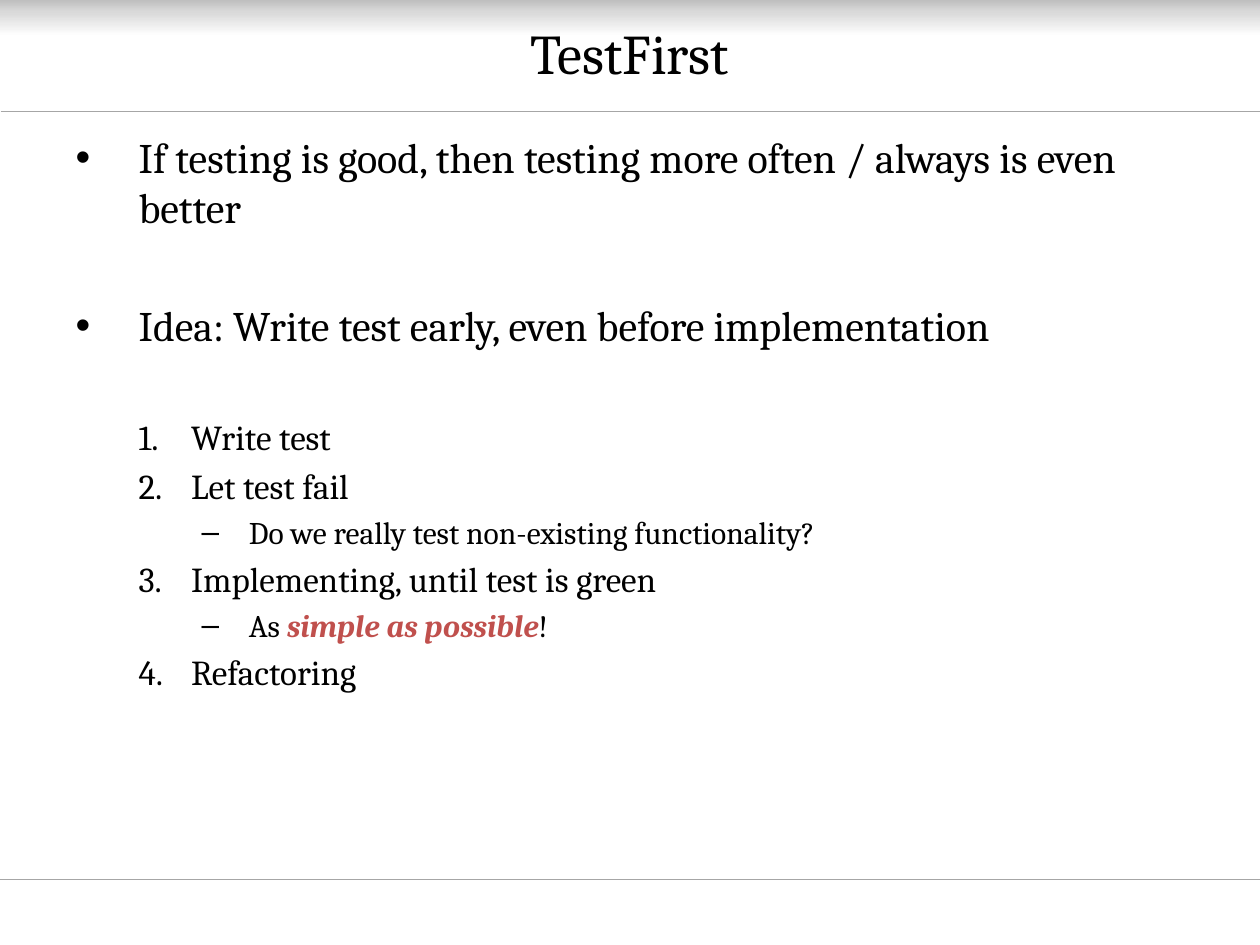
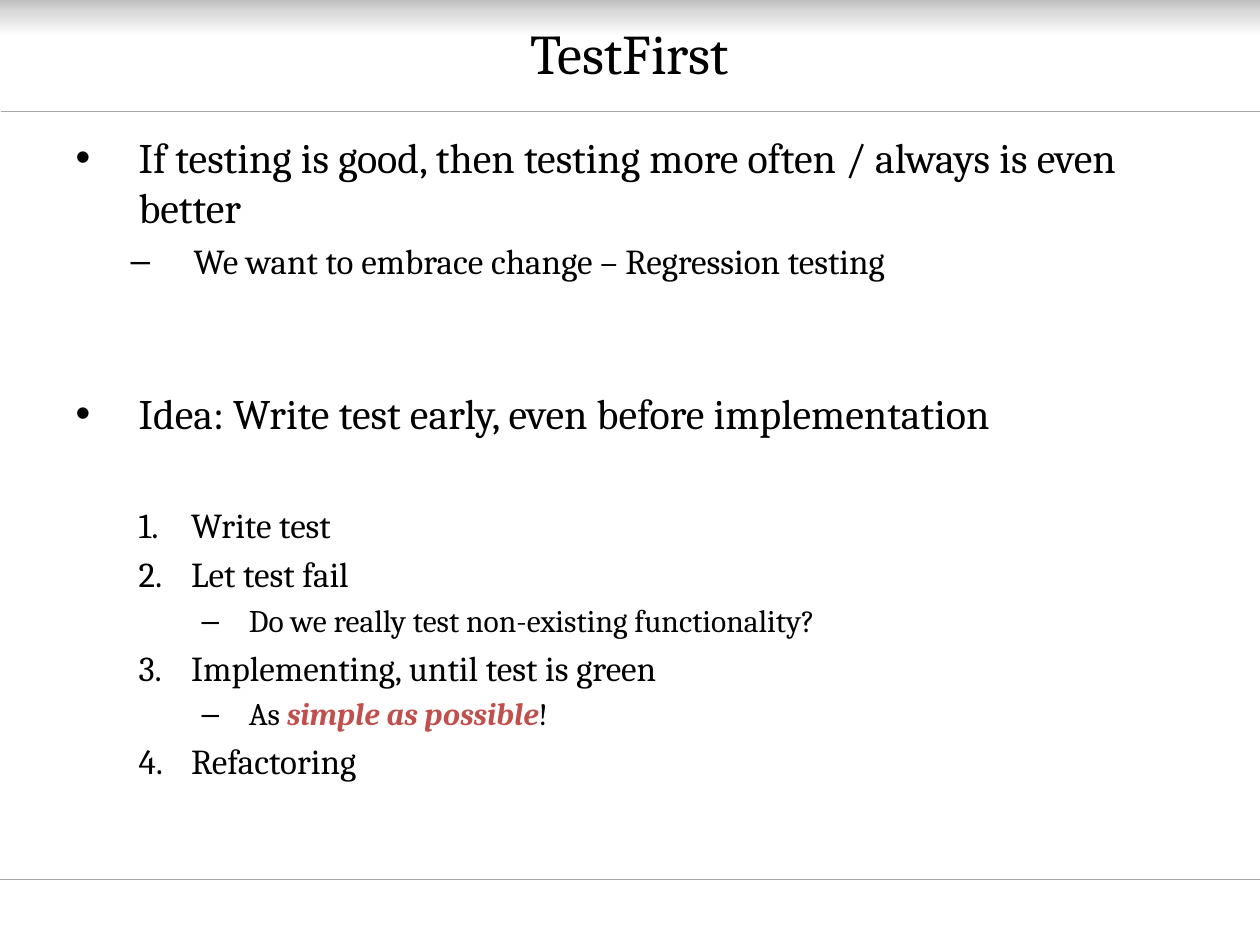
Before and after one commit to oerich/EDA397, a slide deck: slide 6 of Slides/src/agile-dev-processes-5-testing-tutorial.pptx (slide 2 before the commit). Drawn at 1260x945 pixels with LibreOffice and Linux fonts; fonts in the diff are those of the drawing; background and template pictures are left out. Boxes give left, top, right and bottom in pixels: in the first picture for what was removed or moved away, otherwise in the second. Text is boxed around its words. In the diff, an @@ line names an element or a change of style, - is before the commit and + after.

```diff
--- a/Slides/src/agile-dev-processes-5-testing-tutorial.pptx
+++ b/Slides/src/agile-dev-processes-5-testing-tutorial.pptx
@@ text at <box>194,249,885,282</box>: paragraph added @@
+  – We want to embrace change – Regression testing
```
Also in this commit, not shown: 1 other slide changed, 4 slides added.
